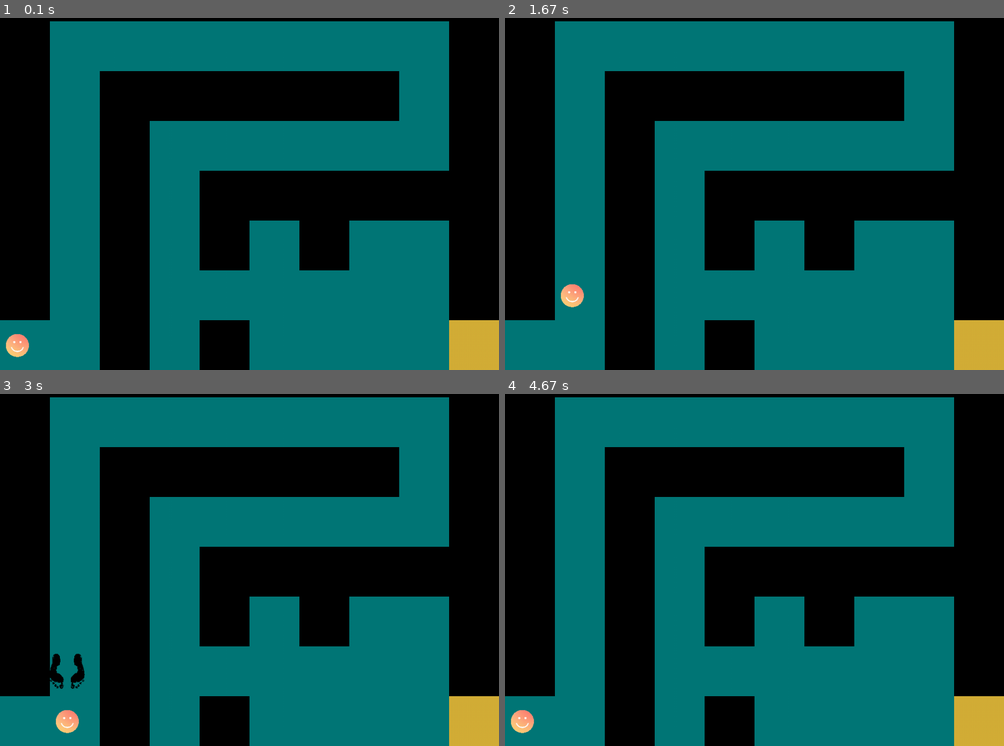
Above: before the commit, frames 1-4 (two rows, left to right).
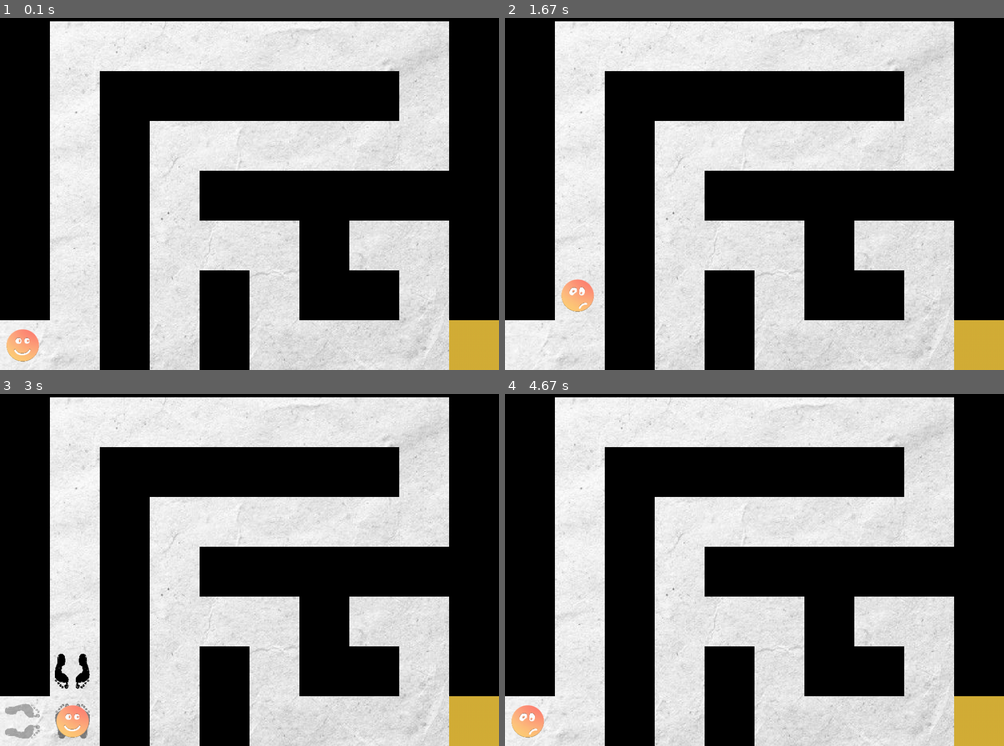
Above: after the commit, the same moments.

Repository: Davidmarmit/PyGame_Ex3
Game: pygame game, started from main.py
The game is run twice, just before and just after one commit, with the same random seed, the same clock (stepped at 60 frames per second) and the same inputs.
Inputs:
- Up to frame 1 (0.1 s): no input
- Up to frame 2 (1.67 s): hold Right 0.33-0.8 s; hold Up 0.83-1.4 s; hold Right from 1.43 s (still down)
- Up to frame 3 (3 s): release Right at 2.08 s; hold Left 2.12-2.8 s; hold Down from 2.83 s (still down)
- Up to frame 4 (4.67 s): release Down at 3.53 s; hold Left 3.57-4.28 s; hold Up from 4.32 s (still down)

The runs differ from the first frame. In frame 1, 55% of the frame differs, in the area x 0-90%, y 0-100%; in frame 2, 55%; in frame 3, 55%; in frame 4, 55%.

Commit message:
IQA 03/03: transparency footprints done

Diff:
--- a/Footprint.py
+++ b/Footprint.py
@@ -2,7 +2,28 @@
 
 
 class Footprint(object):
-    def __init__(self, screen, x, y):
+    def __init__(self, screen, x, y, angle):
         self.screen = screen
-        self.face = pygame.image.load('images/footprint.png')
-        self.face = pygame.transform.scale(self.face, (70, 70))
+        self.x = x
+        self.y = y
+        self.fp = pygame.image.load("images/footprint.png").convert_alpha()
+        self.fp = pygame.transform.scale(self.fp, (70, 70))
+        self.fp = pygame.transform.rotate(self.fp, angle)
+        self.update_fp()
+
+    def update_fp(self):
+        self.screen.blit(self.fp, (self.x, self.y))
+
+    def apply_transparency(self, num):
+        alpha = 0
+        if num == 1:
+            alpha = 200
+        elif num == 2:
+            alpha = 150
+        elif num == 3:
+            alpha = 130
+        elif num == 4:
+            alpha = 110
+
+        self.fp.fill((255, 255, 255, alpha), None, pygame.BLEND_RGBA_MULT)
+        self.screen.blit(self.fp, (self.x, self.y))
--- a/Obstacle.py
+++ b/Obstacle.py
@@ -15,7 +15,7 @@
         self.rect.x = pos_x
         self.rect.y = pos_y
         self.update_obstacle()
-        print("o")
+
 
     def update_obstacle(self):
         self.screen.blit(self.image, (self.pos_x, self.pos_y))
--- a/Player.py
+++ b/Player.py
@@ -1,5 +1,8 @@
+import time
+
 import pygame
 
+from Footprint import Footprint
 from Obstacle import Obstacle
 from Goal import Goal
 
@@ -13,19 +16,23 @@
         self.image = pygame.image.load('images/player.png')
         self.image = pygame.transform.scale(self.image, (70, 70))
         self.mask_face = pygame.mask.from_surface(self.image)
+        self.player_ko = pygame.image.load('images/player_ko.png')
+        self.player_ko = pygame.transform.scale(self.player_ko, (70, 70))
+
         self.x = x
         self.y = y
         self.obstacles = pygame.sprite.Group()
+        self.goal_sprite = pygame.sprite.Group()
         self.goal = Goal(self.screen)
+        self.goal_sprite.add(self.goal)
         self.footprints = []
         self.rect = self.image.get_rect()
         self.rect.x = self.x
         self.rect.y = self.y
-        self.load_player()
+        self.load_display()
         self.walk_sound = pygame.mixer.Sound("sounds/jumps.wav")
         self.collide_sound = pygame.mixer.Sound("sounds/boom.wav")
         self.win_sound = pygame.mixer.Sound("sounds/win.wav")
-
 
     def create_obstacles(self):
         self.obstacles.add(Obstacle(self.screen, 1000, 100, 0, 800))  # margin display Bottom
@@ -34,18 +41,22 @@
         self.obstacles.add(Obstacle(self.screen, 100, 700, 0, 0))
         self.obstacles.add(Obstacle(self.screen, 600, 100, 200, 200))
         self.obstacles.add(Obstacle(self.screen, 100, 700, 200, 300))
-        self.obstacles.add(Obstacle(self.screen, 100, 700, 900, 0))
+        self.obstacles.add(Obstacle(self.screen, 100, 700, 900, 0))  # V
         self.obstacles.add(Obstacle(self.screen, 1000, 100, 400, 400))  # H
-        self.obstacles.add(Obstacle(self.screen, 100, 200, 400, 400))
-        self.obstacles.add(Obstacle(self.screen, 100, 200, 600, 400))
-        self.obstacles.add(Obstacle(self.screen, 100, 200, 400, 700))
-
-    def load_player(self):
+        # self.obstacles.add(Obstacle(self.screen, 100, 200, 400, 400))
+        self.obstacles.add(Obstacle(self.screen, 100, 300, 600, 400))
+        self.obstacles.add(Obstacle(self.screen, 100, 300, 400, 600))
+        self.obstacles.add(Obstacle(self.screen, 100, 100, 700, 600))
+
+    def load_display(self):
         self.set_background()
         self.create_obstacles()
         self.screen.blit(self.image, (self.x, self.y))
         pygame.display.flip()
         pygame.display.update()
+
+    def load_player_ko(self):
+        self.screen.blit(self.player_ko, (self.x, self.y))
 
     def handle_keys(self):
 
@@ -69,6 +80,7 @@
             else:
                 self.set_background()
                 self.move_right()
+                self.load_player_ko()
 
         if key[pygame.K_RIGHT]:
             self.move_right()
@@ -79,16 +91,29 @@
                 pygame.mixer.Sound.play(self.collide_sound)
                 collide = True
             if not collide:
-                print("bien")
-                pygame.mixer.Sound.play(self.walk_sound)
+                list_win = pygame.sprite.spritecollide(self, self.goal_sprite, False)
                 self.set_background()
                 self.x -= 50
                 self.set_footprints(-90)
                 self.x += 100
                 self.screen.blit(self.image, (self.x, self.y))
+                if len(list_win):
+                    time.sleep(5)
+                    self.x = 10
+                    self.y = 715
+                    self.set_background()
+                    self.screen.blit(self.image, (self.x, self.y))
+                    print("win")
+                    self.footprints = []
+                    pygame.mixer.Sound.play(self.win_sound)
+                else:
+                    print("bien")
+                    pygame.mixer.Sound.play(self.walk_sound)
+
             else:
                 self.set_background()
                 self.move_left()
+                self.load_player_ko()
 
         if key[pygame.K_UP]:
             self.move_up()
@@ -109,6 +134,7 @@
             else:
                 self.set_background()
                 self.move_down()
+                self.load_player_ko()
 
         if key[pygame.K_DOWN]:
             self.move_down()
@@ -129,19 +155,30 @@
             else:
                 self.set_background()
                 self.move_up()
+                self.load_player_ko()
 
     def set_footprints(self, angle):
-        footprint = pygame.image.load("images/footprint.png").convert_alpha()
-        footprint = pygame.transform.scale(footprint, (70, 70))
-        footprint = pygame.transform.rotate(footprint, angle)
-        self.footprints.append(footprint)
-        self.screen.blit(footprint, (self.x, self.y))
+        # footprint = pygame.image.load("images/footprint.png").convert_alpha()
+        # footprint = pygame.transform.scale(footprint, (70, 70))
+        # footprint = pygame.transform.rotate(footprint, angle)
+        fp = Footprint(self.screen, self.x, self.y, angle)
+        self.footprints.append(fp)
+        self.update_footprints()
+
+    def update_footprints(self):
+        cont = len(self.footprints)
+        if cont > 1:
+            cont = len(self.footprints) - 1
+            num_fp = 1
+            while cont >= 0:
+                self.footprints[cont].apply_transparency(num_fp)
+                cont -= 1
+                num_fp += 1
 
     def set_background(self):
-        # background = pygame.image.load("images/mazeOK.png").convert_alpha()
-        # background = pygame.transform.scale(background, (1000, 1000))
-        self.screen.fill((0, 120, 120))
-        # self.screen.blit(background, (0, 0))
+        background = pygame.image.load("images/background.jpg").convert()
+        background = pygame.transform.scale(background, (1000, 800))
+        self.screen.blit(background, (0, 0))
         self.update_boxes()  # update obstacles
 
     def update_boxes(self):
--- a/main.py
+++ b/main.py
@@ -19,8 +19,8 @@
     screen_high = 800
     screen = pygame.display.set_mode([screen_width, screen_high])
 
-    set_background()
-    player = Player(screen, 0, 715)
+    #set_background()
+    player = Player(screen, 10, 715)
 
     icon = pygame.image.load("images/logo.png").convert_alpha()
     pygame.display.set_icon(icon)
Binary file added: images/background.jpg
Binary file removed: images/mazeOK.png
Binary file changed: images/player.png
Binary file added: images/player_ko.png
